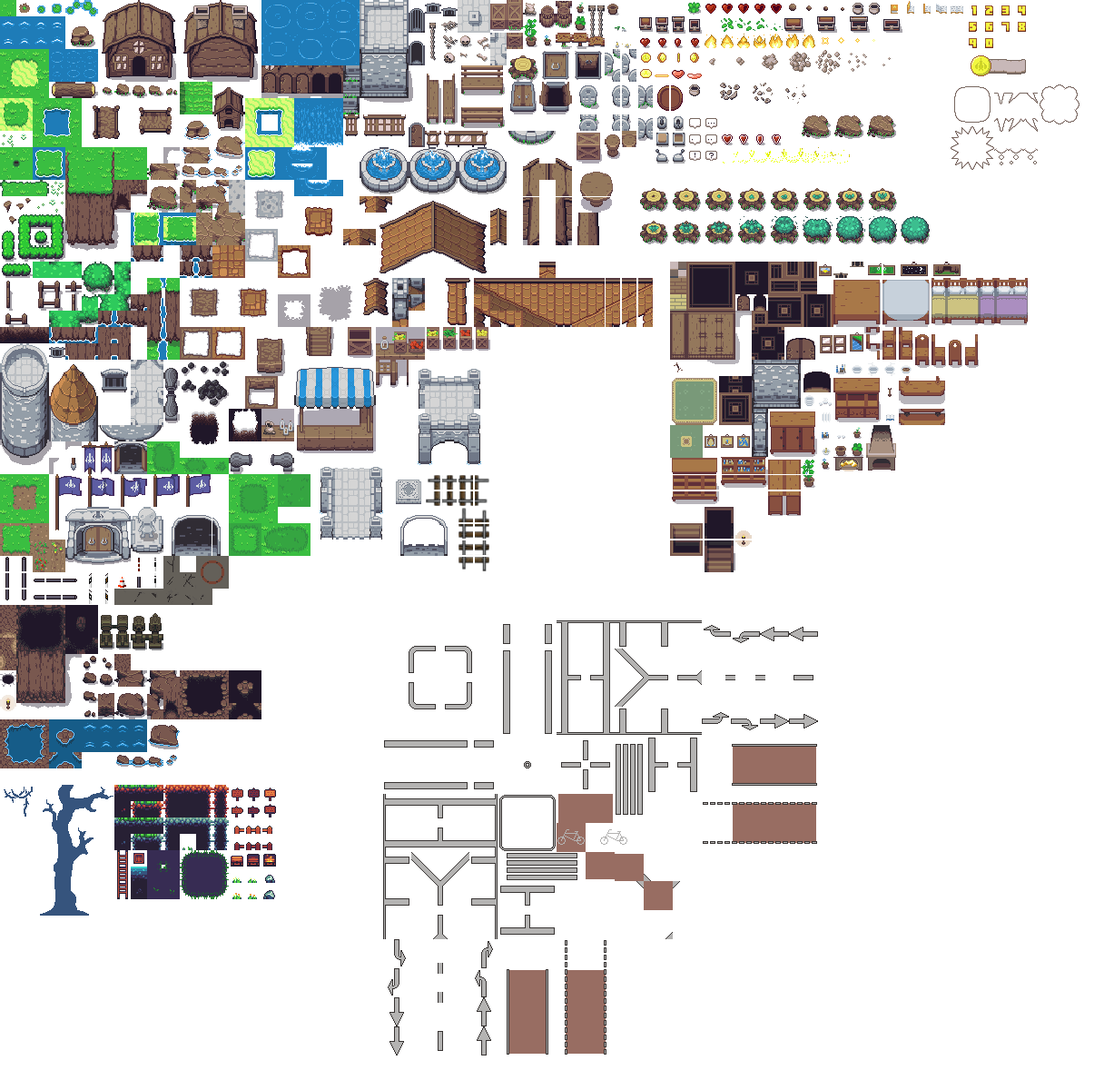
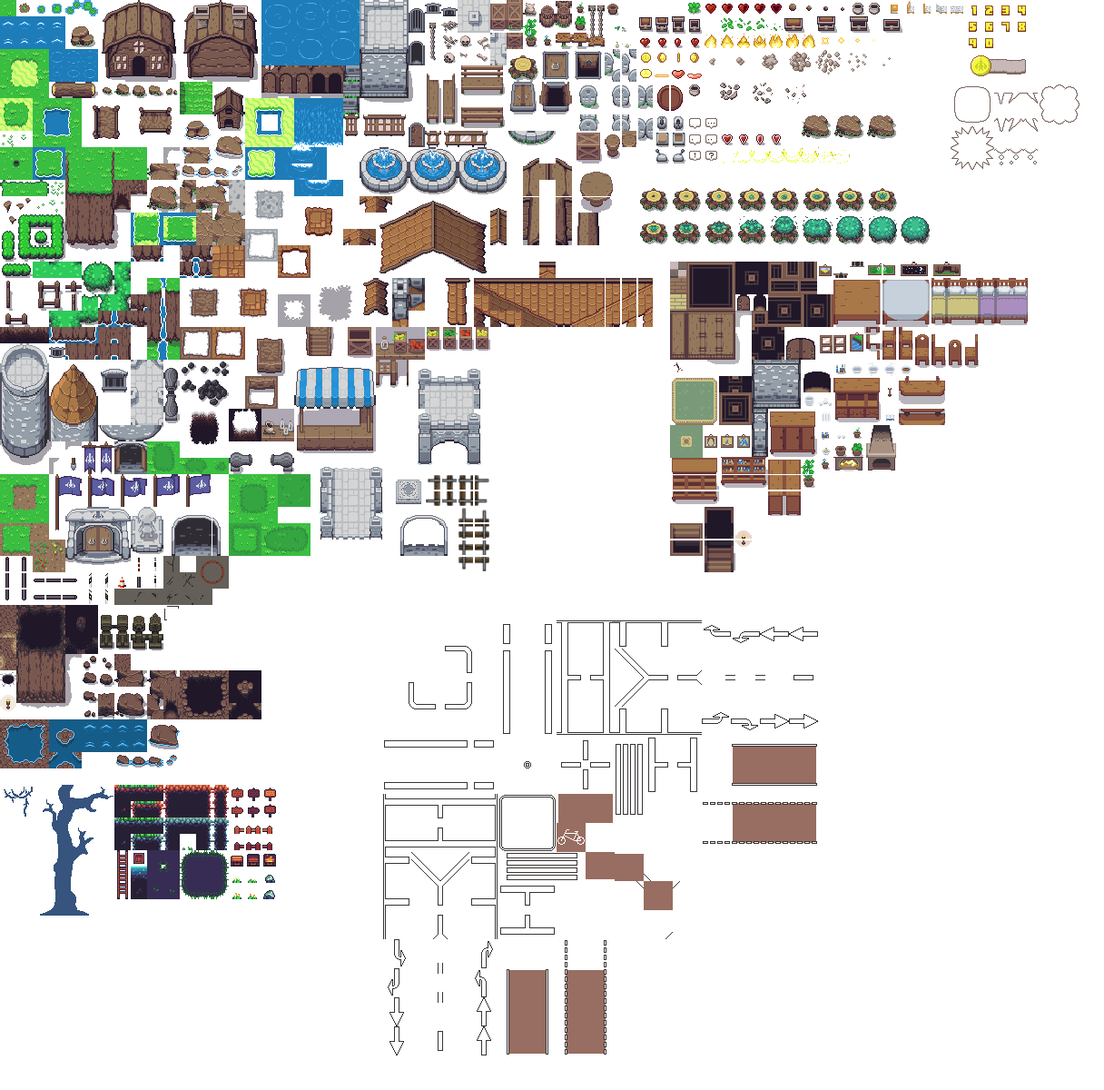
Comparing the layer stacks of the two w=1104, h=1090 images. Changes:
painted on "Hintergrund" over [164, 605, 818, 1055]
